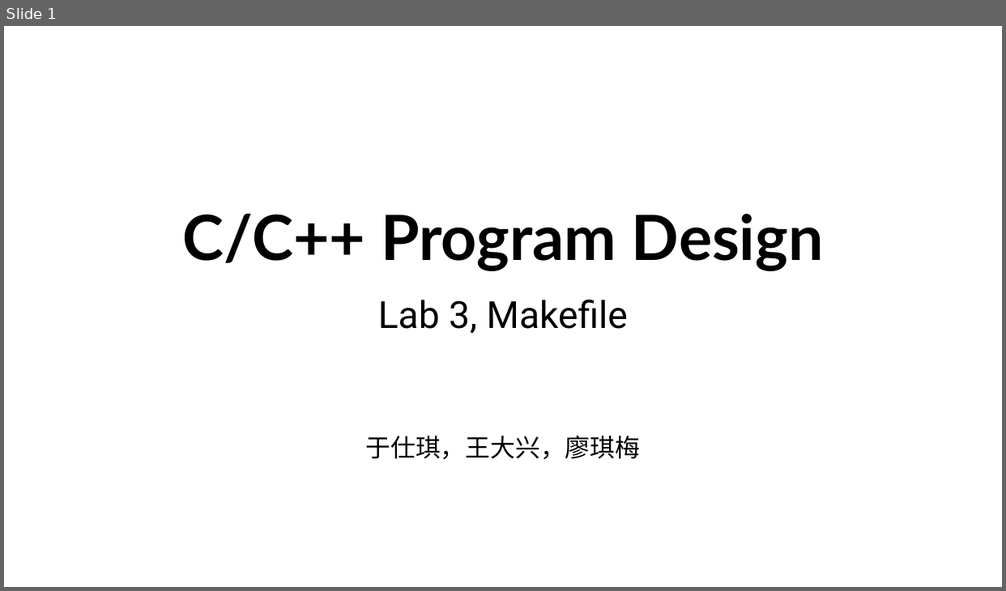
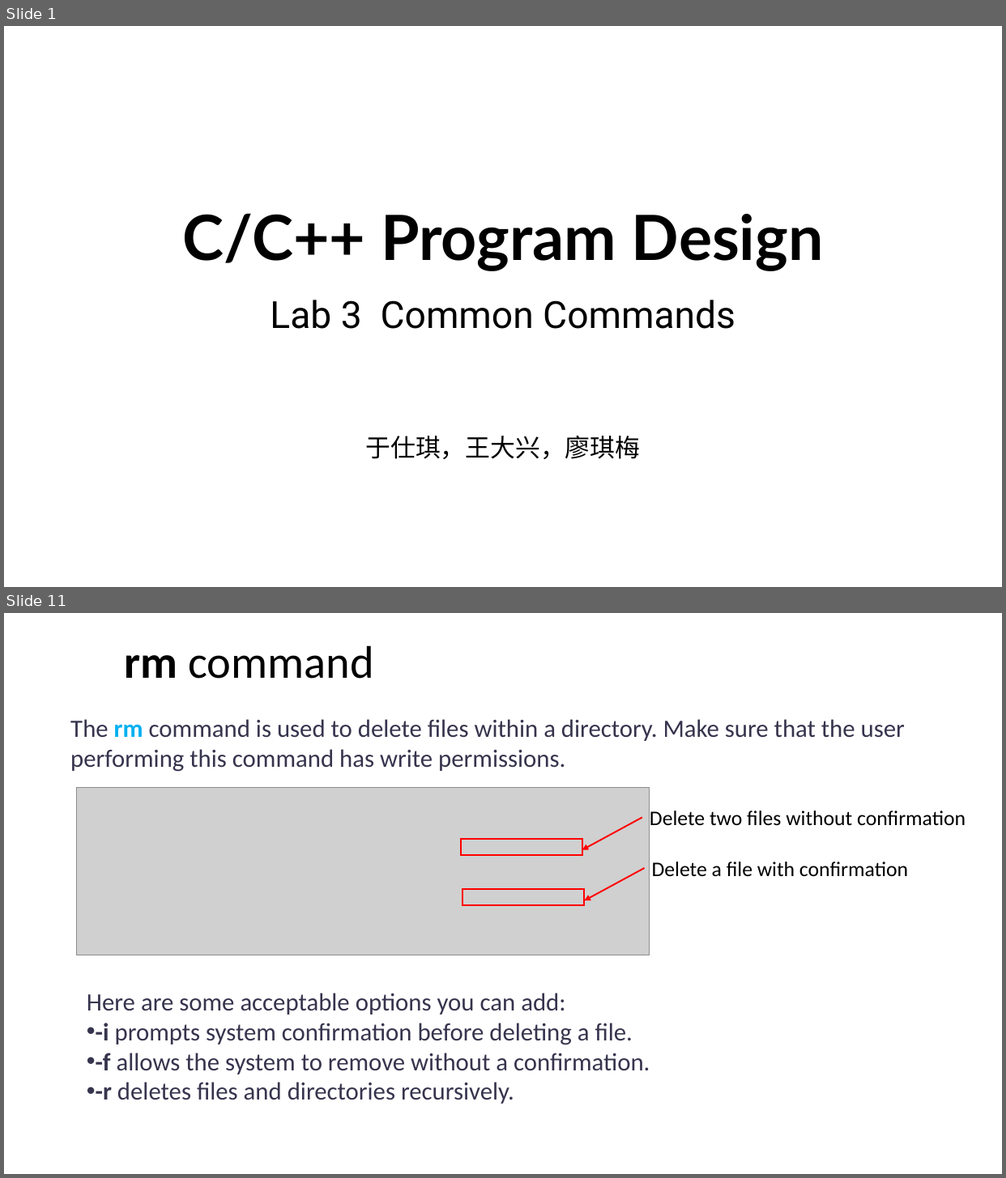
Before and after one commit to ShiqiYu/CPP, a slide deck: week03/Lab03.pptx. Shown one above the other, each under a label of ours: slide 1 before the commit, slides 1 and 11 after it; the slides between them are not shown. The pictures are 1006x591 and 1006x1178 pixels, drawn with LibreOffice and Linux fonts; fonts in the diff are those of the drawing; grey boxes stand for pictures; background and template pictures are left out. Boxes give left, top, right and bottom in pixels: in the first picture for what was removed or moved away, otherwise in the second. Text is boxed around its words. In the diff, an @@ line names an element or a change of style, - is before the commit and + after.

```diff
--- a/week03/Lab03.pptx
+++ b/week03/Lab03.pptx
@@ slide 11 added at (x1=4, y1=613, x2=1002, y2=1174), background #FFFFFF @@
@@ title added at (x1=124, y1=645, x2=374, y2=679), 44 pt, text #000000 @@
+rm command
@@ text added at (x1=70, y1=719, x2=905, y2=772), 24 pt, text #36344D @@
+The rm command is used to delete files within a directory. Make sure that the user performing this command has write permissions.
@@ picture added at (x1=77, y1=787, x2=650, y2=955) @@
@@ arrow added from (642, 817) to (582, 850), #FF0000 1.5 pt @@
@@ text added at (x1=650, y1=811, x2=965, y2=826), 20 pt, text #000000 @@
+Delete two files without confirmation
@@ rectangle added at (x1=461, y1=839, x2=582, y2=855), outline #FF0000 1.5 pt @@
@@ arrow added from (645, 868) to (584, 901), #FF0000 1.5 pt @@
@@ text added at (x1=652, y1=862, x2=908, y2=876), 20 pt, text #000000 @@
+Delete a file with confirmation
@@ rectangle added at (x1=463, y1=889, x2=584, y2=905), outline #FF0000 1.5 pt @@
@@ text added at (x1=87, y1=993, x2=650, y2=1104), 24 pt, text #36344D @@
+Here are some acceptable options you can add:
+• -i prompts system confirmation before deleting a file.
+• -f allows the system to remove without a confirmation.
+• -r deletes files and directories recursively.
@@ slide 1 changed as well @@
@@ subtitle at (x1=270, y1=300, x2=735, y2=329): text changed @@
-Lab 3, Makefile
+Lab 3 Common Commands
```
Also in this commit, not shown: 20 other slides added, 15 slides removed.
